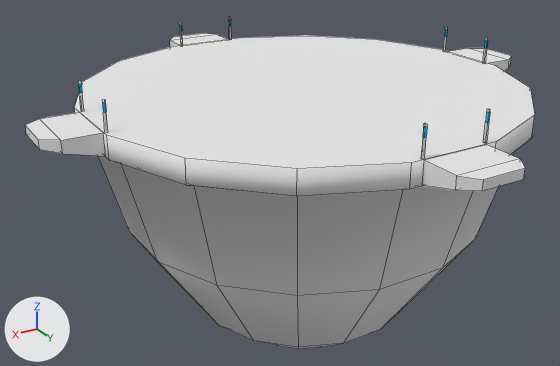
Renders of the Blender file podium.blend from each side of a commit.
One viewpoint serves both versions: a camera (50 mm lens) standing at (14.8, 23.0, 7.9) and looking at (0.6, -0.6, -4.0). Arrows for +X, +Y and +Z are at lower left; the lights stay in place. Mesh edges are drawn as thin lines.

The first picture shows 'Podium_LOD0'.
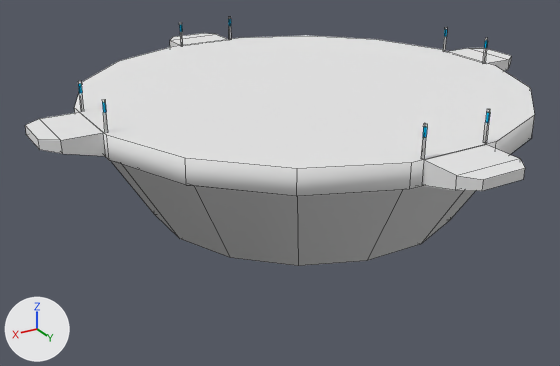
Diff of the bpy script that builds the scene:
```diff
--- a/podium.blend.py
+++ b/podium.blend.py
@@ me_cylinder @@
 # used by ob_podium_lod0; location = (0.0, 0.0, 0.0)
-me_cylinder.from_pydata(...)  # 240 vertices, 210 faces; spans x -9.8..9.8, y -9.8..9.8, z -10.1..1.0
+me_cylinder.from_pydata(...)  # 240 vertices, 210 faces; spans x -9.8..9.8, y -9.8..9.8, z -5.3..1.0
+# me_cylinder part 1: 48 of 240 vertices moved; they spanned x -6.6..6.6, y -6.6..6.6, z -10.1..-4.8 and now span x -5.6..5.6, y -5.6..5.6, z -5.3..-4.3; mean shift (0.0, 0.0, 3.0); largest move (-0.4, 1.9, -10.1) -> (-0.4, 1.9, -5.3)
 me_cylinder.materials.append(mat_podium)
```

Boxes (x1, y1, x2, y2) around the edits, measured in the pictures (560 x 366 px; the box of a moved part takes in the faces that stretch with it):
'Podium_LOD0', reshaped (25% shorter): before (25, 17, 535, 349); after (25, 17, 535, 266)
part 1 of me_cylinder, moved or reshaped: before (98, 152, 514, 349); after (111, 161, 475, 266)
